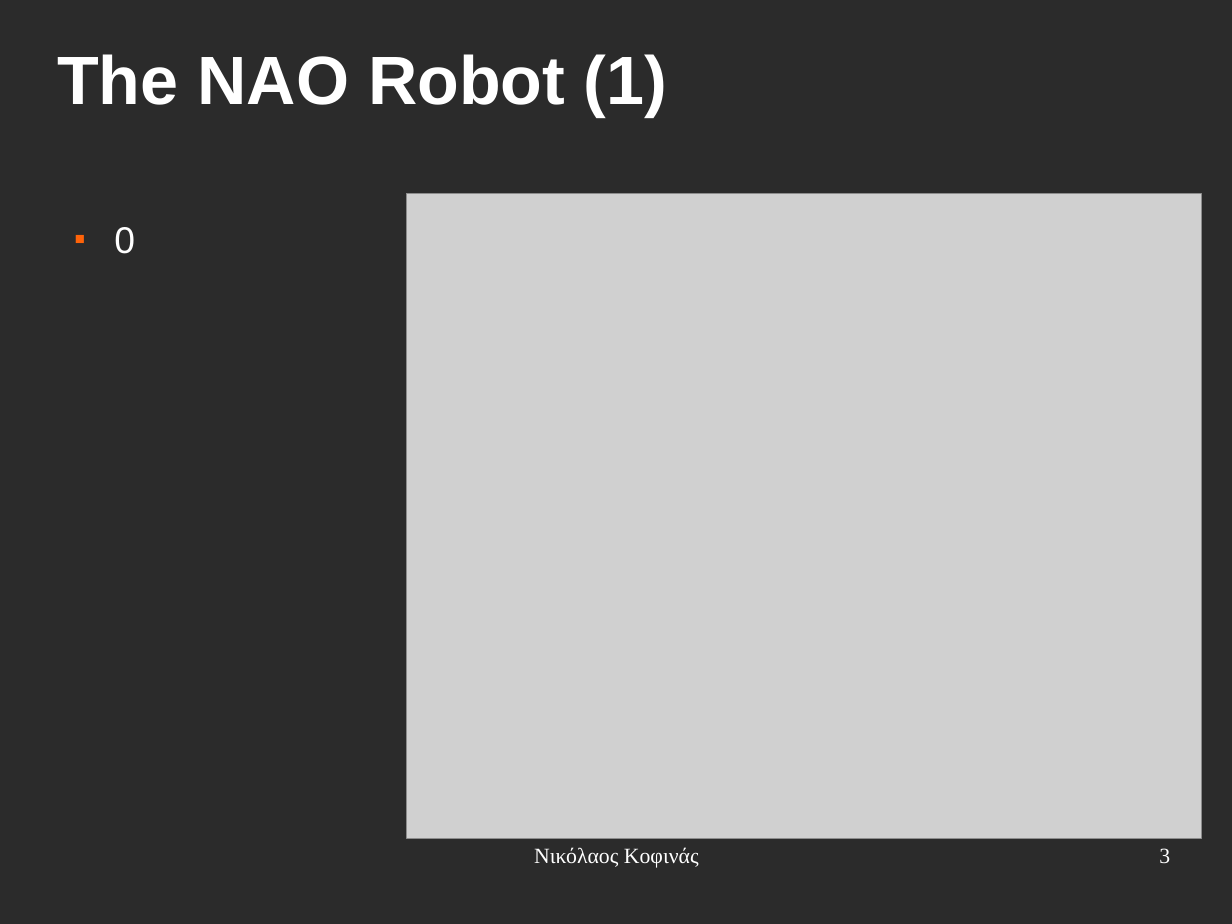
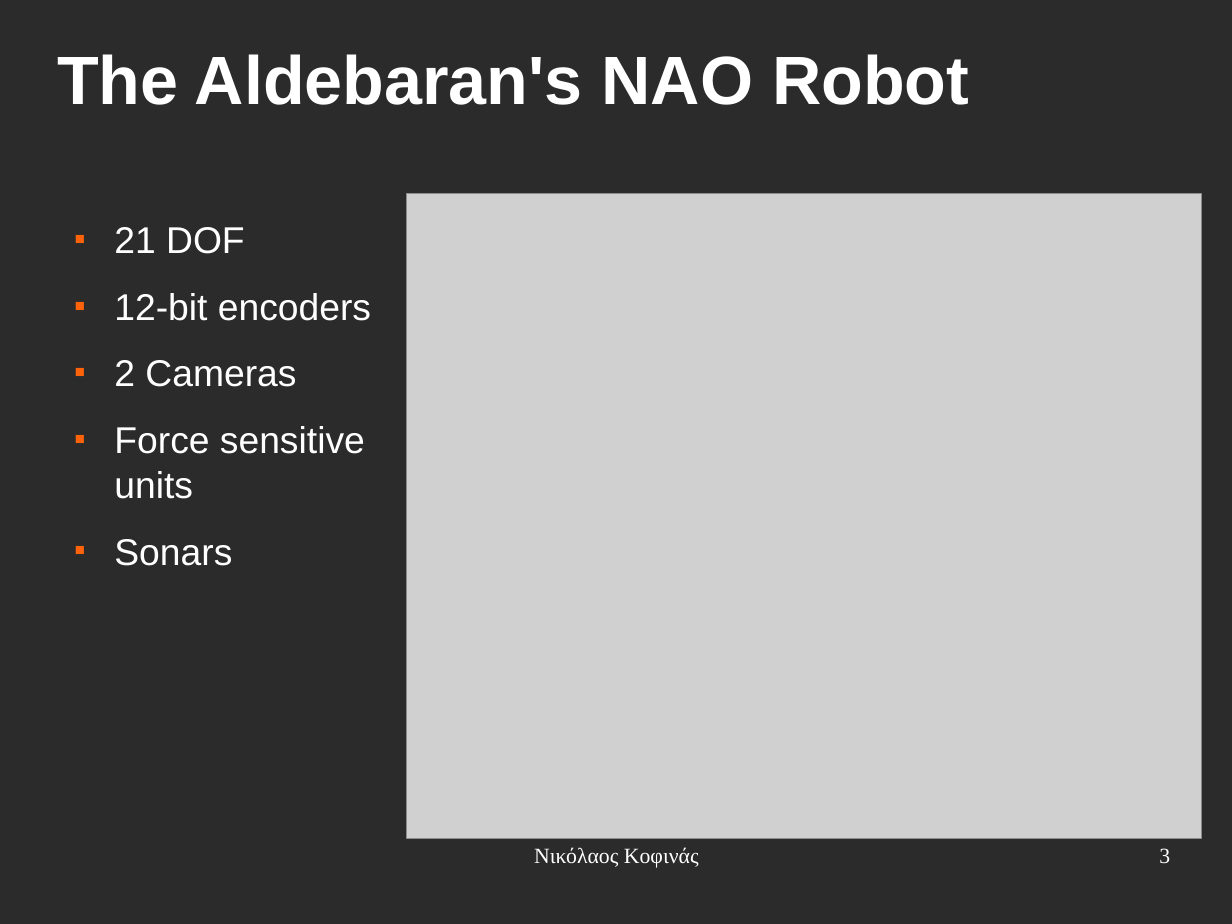
Before and after one commit to eldr4d/MyThesis, a slide deck: slide 3 of presentation.odp. Drawn at 1232x924 pixels with LibreOffice and Linux fonts; fonts in the diff are those of the drawing; grey boxes stand for pictures; background and template pictures are left out; a plain dark background stands for a picture behind light text. Boxes give left, top, right and bottom in pixels: in the first picture for what was removed or moved away, otherwise in the second. Text is boxed around its words. In the diff, an @@ line names an element or a change of style, - is before the commit and + after.

```diff
--- a/presentation.odp
+++ b/presentation.odp
@@ title at bbox=[57, 54, 969, 105]: text changed @@
-The NAO Robot (1)
+The Aldebaran's NAO Robot
@@ text at bbox=[114, 227, 371, 566]: text changed @@
-■ 0
+■ 21 DOF
+■ 12-bit encoders
+■ 2 Cameras
+■ Force sensitive
+  units
+■ Sonars
```
Also in this commit, not shown: 14 other slides changed, 4 slides added, 1 slide removed.
